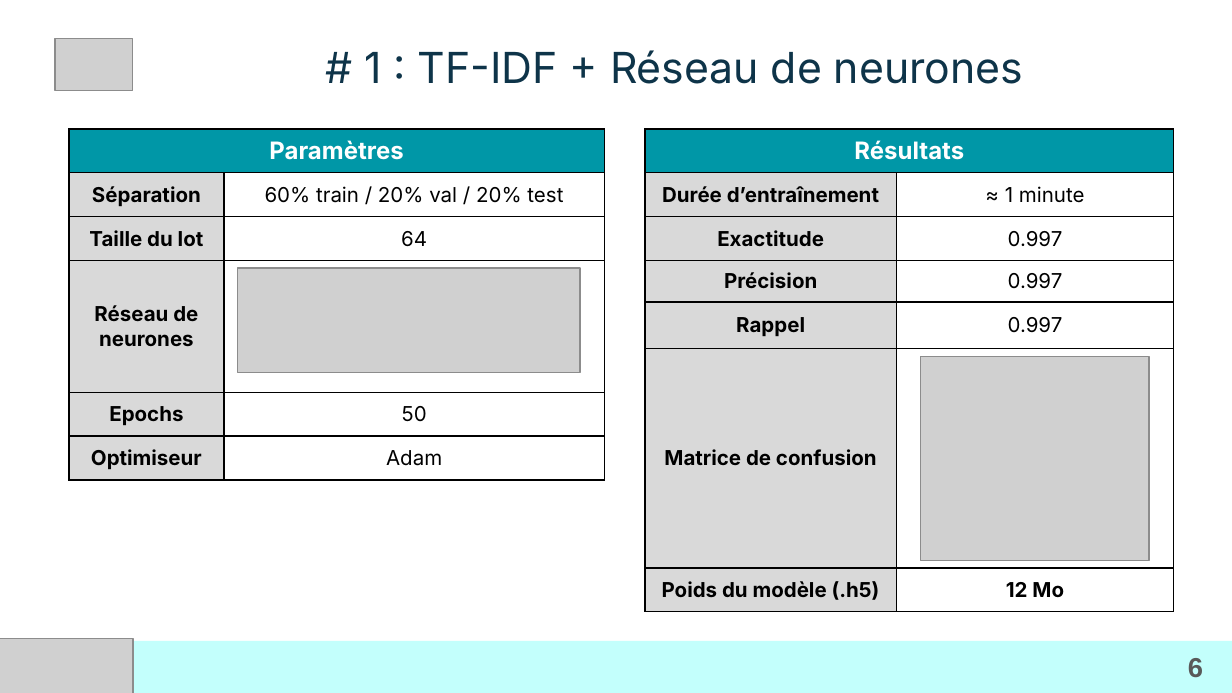
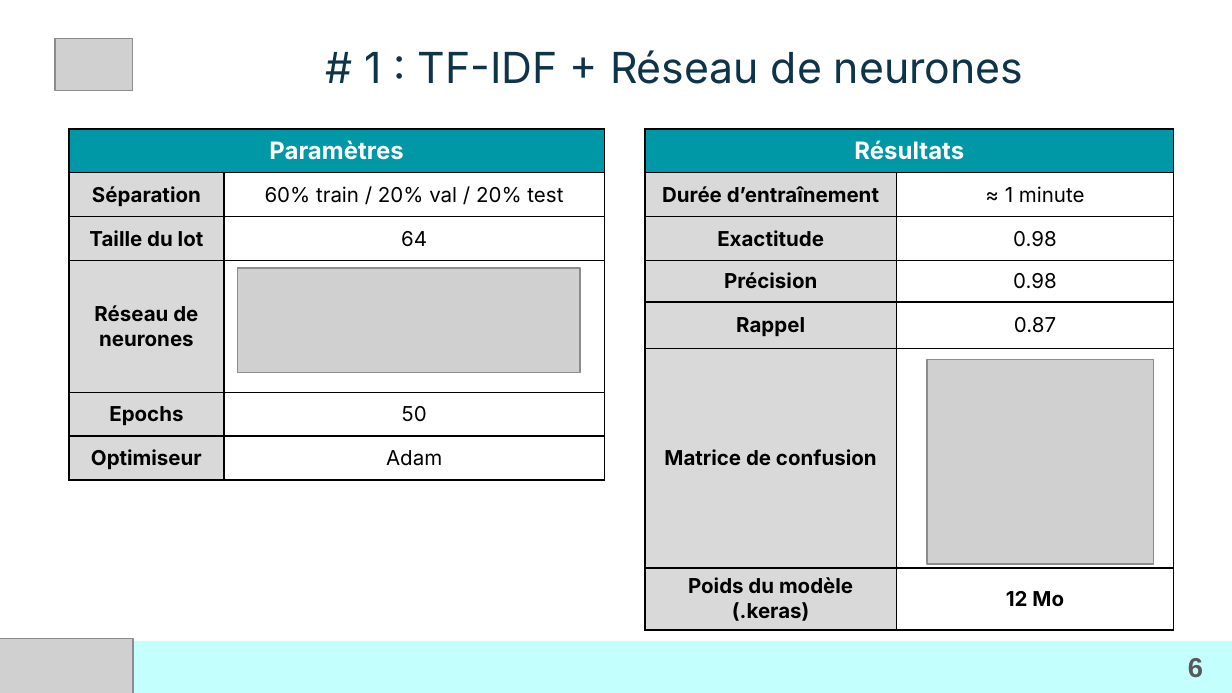
Before and after one commit to LoicV17/LoicValentini_Jedha_Certifications, a slide deck: slide 6 of CDSD_Concepteur_Developpeur_Sciences_Donnees/Presentations_certification/ppt_versions/Bloc4_CDSD_Loic_Valentini.pptx. Drawn at 1232x693 pixels with LibreOffice and Linux fonts; fonts in the diff are those of the drawing; grey boxes stand for pictures; background and template pictures are left out. Boxes give left, top, right and bottom in pixels: in the first picture for what was removed or moved away, otherwise in the second. Text is boxed around its words. In the diff, an @@ line names an element or a change of style, - is before the commit and + after.

```diff
--- a/CDSD_Concepteur_Developpeur_Sciences_Donnees/Presentations_certification/ppt_versions/Bloc4_CDSD_Loic_Valentini.pptx
+++ b/CDSD_Concepteur_Developpeur_Sciences_Donnees/Presentations_certification/ppt_versions/Bloc4_CDSD_Loic_Valentini.pptx
@@ table at (x1=69, y1=129, x2=1174, y2=630) @@
-row 3, column 5: 0.997
+row 3, column 5: 0.98
-row 4, column 5: 0.997
+row 4, column 5: 0.98
-row 5, column 5: 0.997
+row 5, column 5: 0.87
-row 11, column 4: Poids du modèle (.h5)
+row 11, column 4: Poids du modèle (.keras)
@@ picture moved from (x1=920, y1=357, x2=1148, y2=562) to (x1=926, y1=360, x2=1153, y2=564) @@
```
Also in this commit, not shown: 3 other slides changed, 3 other files.
